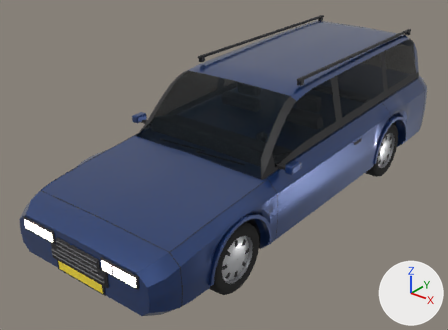
Two versions of the glTF model godot/assets/models/tr_estate.glb, one commit apart.
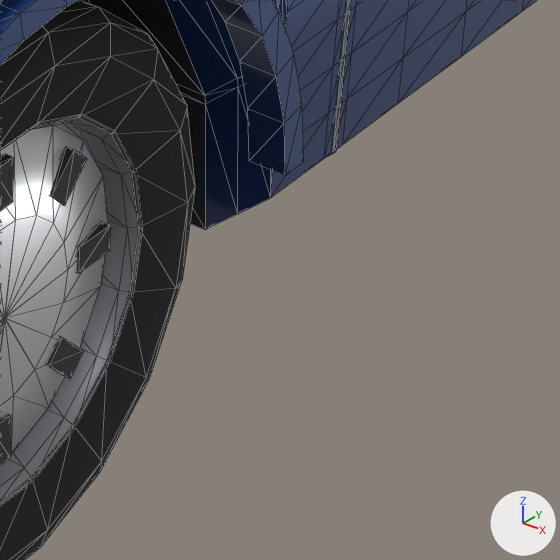
The first picture shows the older version from a 50 mm camera at (3.37, -4.77, 3.19) aimed at (-0.19, -0.32, 0.43). The close-ups show the older and then the newer version on the part from 53% to 67% of the width and 67% to 87% of the height of that picture. Only the edits that show in the close-ups are written down. Arrows for +X, +Y and +Z are at lower right; the lights stay in place. The close-ups show mesh edges as thin lines. Where no turn or scale is listed for an object, it has been applied to the vertices.

Objects in the first close-up: 'door_L', 'fender_L', 'flare_FL', 'underbody', 'wheel_FL' and 1 more.
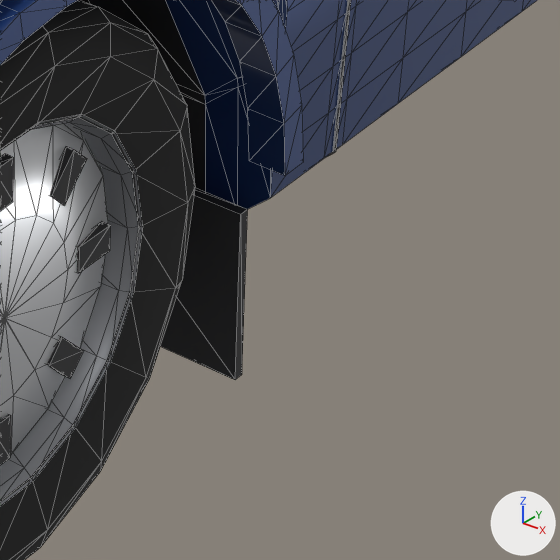
Where the change shows, as pixel boxes [x1, y1, x2, y2] in the close-ups (560 x 560 px):
'mudflap_FL', added (black)
    after: [160, 187, 248, 380]

The change, as a diff of the scene's bpy script:
```diff
--- a/godot/assets/models/tr_estate.glb.py
+++ b/godot/assets/models/tr_estate.glb.py
@@ me_mudflap_fl @@
+me_mudflap_fl.from_pydata(...)  # a box spanning x -0.11..0.11, y -0.006..0.006, z -0.1..0.1
+me_mudflap_fl.materials.append(mat_trim)  # black #242427
@@ ob_mudflap_fl @@
+ob_mudflap_fl = bpy.data.objects.new('mudflap_FL', me_mudflap_fl)
+ob_mudflap_fl.location = (0.75, -1.075, 0.16)
```
